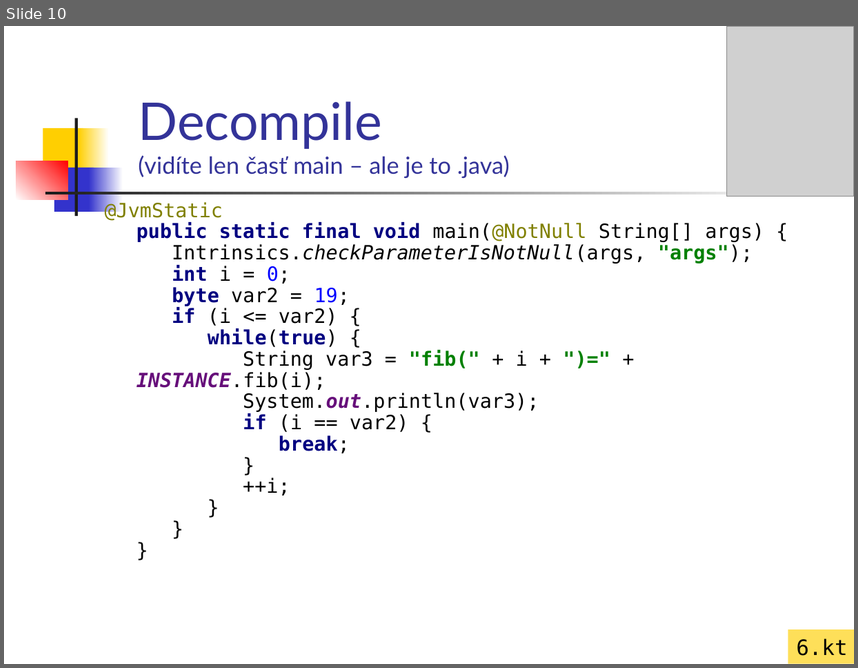
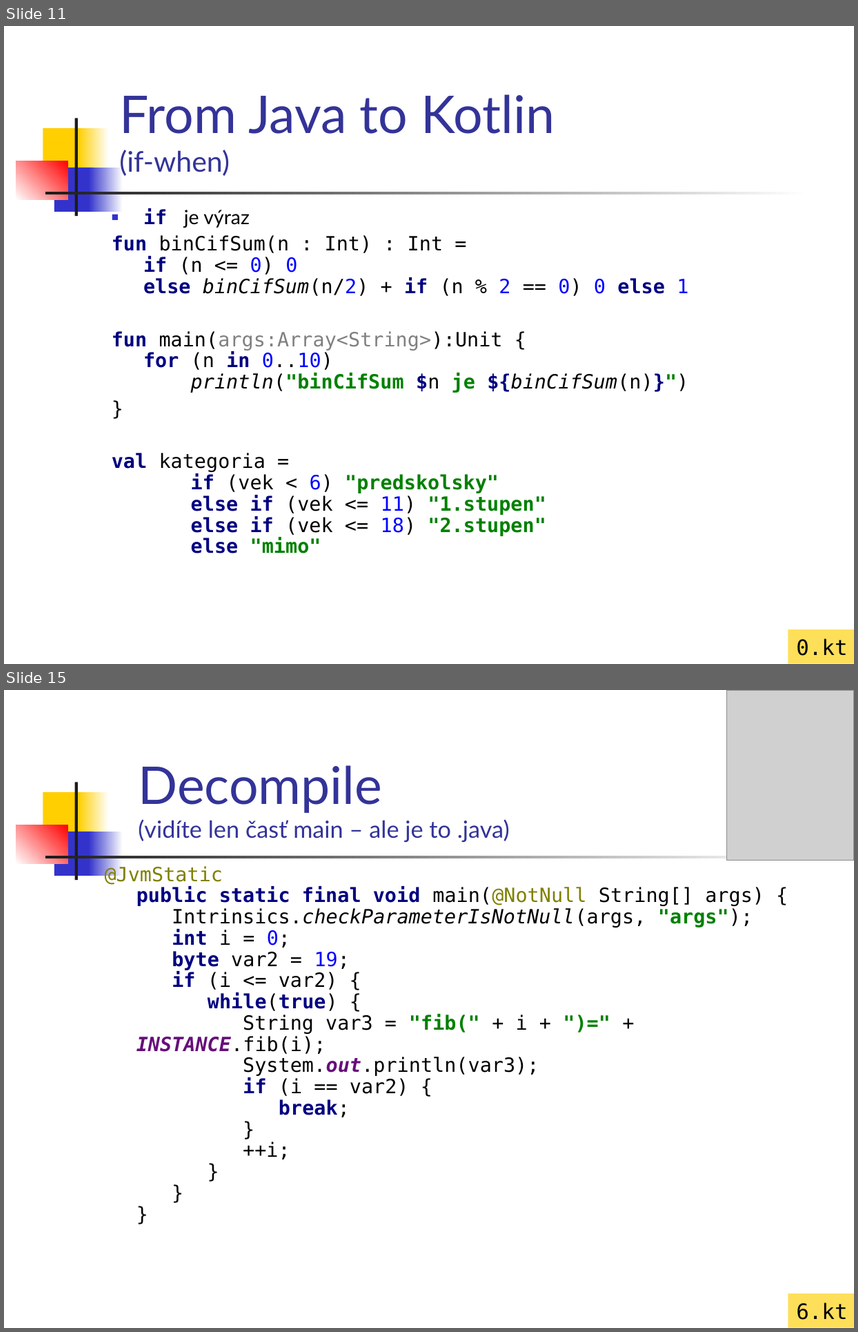
Before and after one commit to vmandro/Prednasky, a slide deck: 02/02_Kotlin.ppt. Shown one above the other, each under a label of ours: slide 10 before the commit, slides 11 and 15 after it; the slides between them are not shown. The pictures are 858x668 and 858x1332 pixels, drawn with LibreOffice and Linux fonts; fonts in the diff are those of the drawing; grey boxes stand for pictures. Boxes give left, top, right and bottom in pixels: in the first picture for what was removed or moved away, otherwise in the second. Text is boxed around its words. In the diff, an @@ line names an element or a change of style, - is before the commit and + after.

```diff
--- a/02/02_Kotlin.ppt
+++ b/02/02_Kotlin.ppt
@@ slide 11 added at bbox=[4, 26, 854, 664], background #FFFFFF; not listed: 7 template elements that a slide beside it also shows @@
@@ title added at bbox=[119, 94, 555, 176], 44 pt, text #333399 @@
+From Java to Kotlin
+(if-when)
@@ text added at bbox=[112, 208, 688, 553], 16.6 pt, text #000000 @@
+■ if je výraz
+fun binCifSum(n : Int) : Int =
+if (n <= 0) 0
+else binCifSum(n/2) + if (n % 2 == 0) 0 else 1
+fun main(args:Array<String>):Unit {
+for (n in 0..10)
+println("binCifSum $n je ${binCifSum(n)}")
+}
+val kategoria =
+if (vek < 6) "predskolsky"
+else if (vek <= 11) "1.stupen"
+else if (vek <= 18) "2.stupen"
+else "mimo"
@@ rectangle added at bbox=[788, 630, 854, 664], fill #FEDF59, 18 pt, text #000000 @@
+0.kt
@@ what was slide 10 is now slide 15 @@
```
Also in this commit, not shown: 5 slides changed, 4 other slides added, 1 other file.
